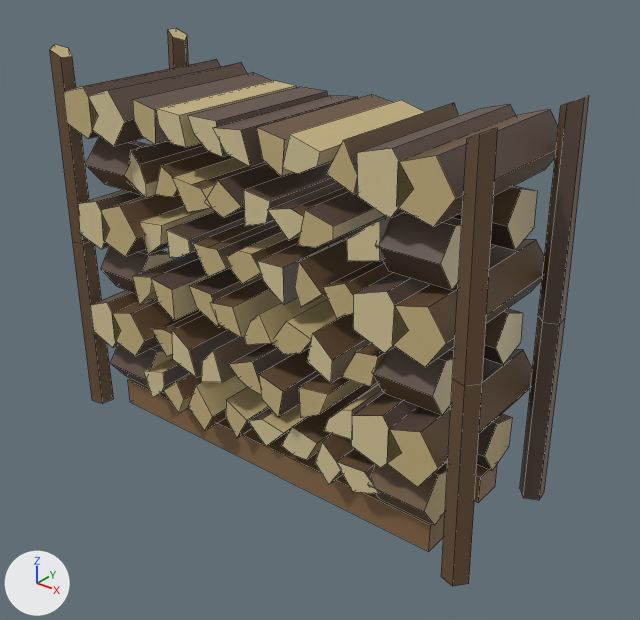
Before and after pictures for a commit that changed the Blender file art/kit/buildings/building.woodpile/building.woodpile.3.blend.
Before and after are seen from a camera (50 mm lens) standing at (1.388, -1.639, 1.46) and looking at (0.075, 0.002, 0.443). The lights are fixed; the arrows at lower left show +X, +Y and +Z. The older version comes first. Mesh edges are drawn as thin lines.

The older version as bpy lines, for what is in view:
```python
me_woodpile = bpy.data.meshes.new('woodpile')
me_woodpile.from_pydata(...)  # 716 vertices, 514 faces; spans x -0.673..0.675, y -0.241..0.243, z 0.0..1.074
me_woodpile.materials.append(mat_palette)  # picture img_palette_png
ob_woodpile = bpy.data.objects.new('woodpile', me_woodpile)
ob_woodpile.location = (0.0, 0.0, 0.0)
```
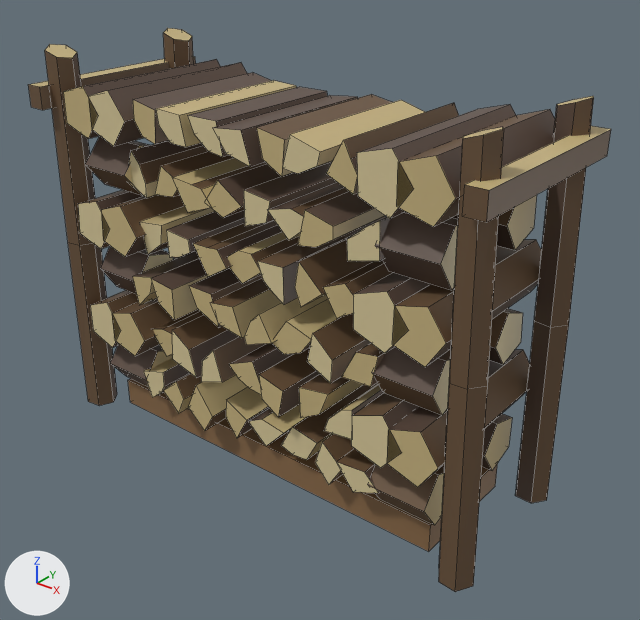
Edits to the bpy script that builds the scene:
```text
Change me_woodpile:
    used by ob_woodpile; location = (0.0, 0.0, 0.0)
    remove me_woodpile.from_pydata(...)  # 716 vertices, 514 faces; spans x -0.673..0.675, y -0.241..0.243, z 0.0..1.074
    add me_woodpile.from_pydata(...)  # 744 vertices, 534 faces; spans x -0.69..0.688, y -0.279..0.278, z 0.0..1.073
    me_woodpile part 1: a new loose piece, a box spanning x -0.68..-0.63, y -0.278..0.278, z 0.917..0.977, in mat_palette (picture img_palette_png)
    me_woodpile part 2: a new loose piece, a box spanning x 0.632..0.682, y -0.279..0.265, z 0.908..0.968, in mat_palette (picture img_palette_png)
    me_woodpile part 3: the loose piece of 15 vertices spanning x 0.591..0.664, y 0.166..0.229, z 0.0..1.046 is rebuilt with 18 vertices and now spans x 0.578..0.679, y 0.154..0.239, z 0.0..1.047
    me_woodpile part 4: the loose piece of 15 vertices spanning x 0.599..0.675, y -0.237..-0.17, z 0.0..1.06 is rebuilt with 18 vertices and now spans x 0.583..0.688, y -0.246..-0.159, z 0.0..1.06
    me_woodpile part 5
    17 vertices are removed from x -0.673..-0.594, y -0.235..0.237, z 0.0..1.074
    22 faces are deleted
    13 vertices move from x -0.672..-0.592, y -0.234..0.191, z 0.0..1.064 to x -0.666..-0.577, y -0.246..0.208, z 0.0..1.054
    23 vertices are added at x -0.69..-0.6, y -0.246..0.246, z 0.0..1.073
    26 new faces join them
```

Location of each change, [x1, y1, x2, y2] in pixels of the pictures (640 x 620 px; the box of a moved part takes in the faces that stretch with it):
'woodpile', reshaped (8% wider)
    before: [50, 28, 589, 586]
    after: [28, 28, 611, 592]
part 1 of me_woodpile, added (brown)
    after: [28, 57, 196, 110]
part 2 of me_woodpile, added (brown)
    after: [462, 126, 611, 222]
part 3 of me_woodpile, rebuilt (14% wider)
    before: [520, 96, 589, 500]
    after: [515, 96, 594, 503]
part 4 of me_woodpile, rebuilt (14% wider)
    before: [441, 128, 498, 586]
    after: [439, 127, 504, 592]
part 5 of me_woodpile, moved or reshaped
    before: [50, 28, 189, 403]
    after: [45, 28, 193, 406]
